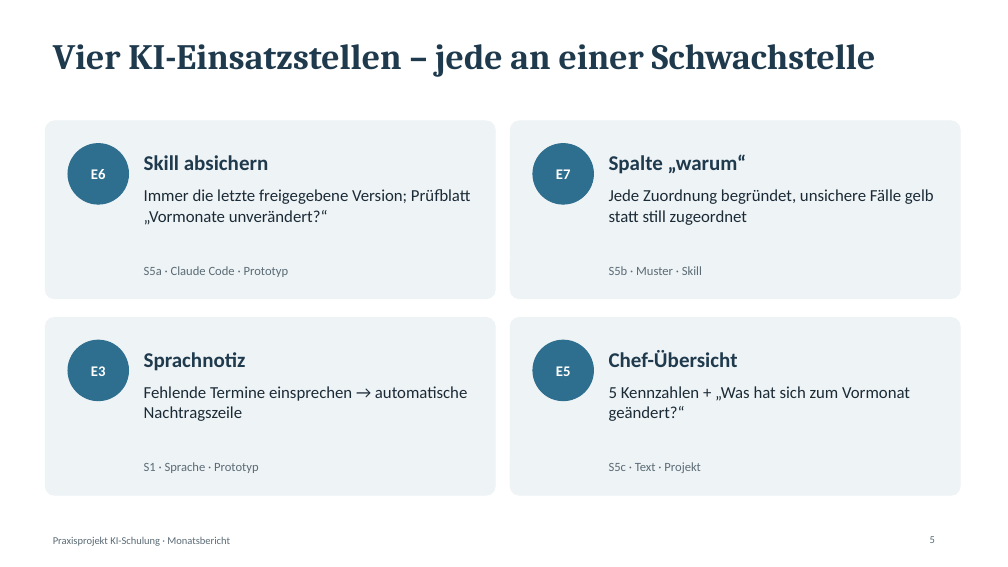
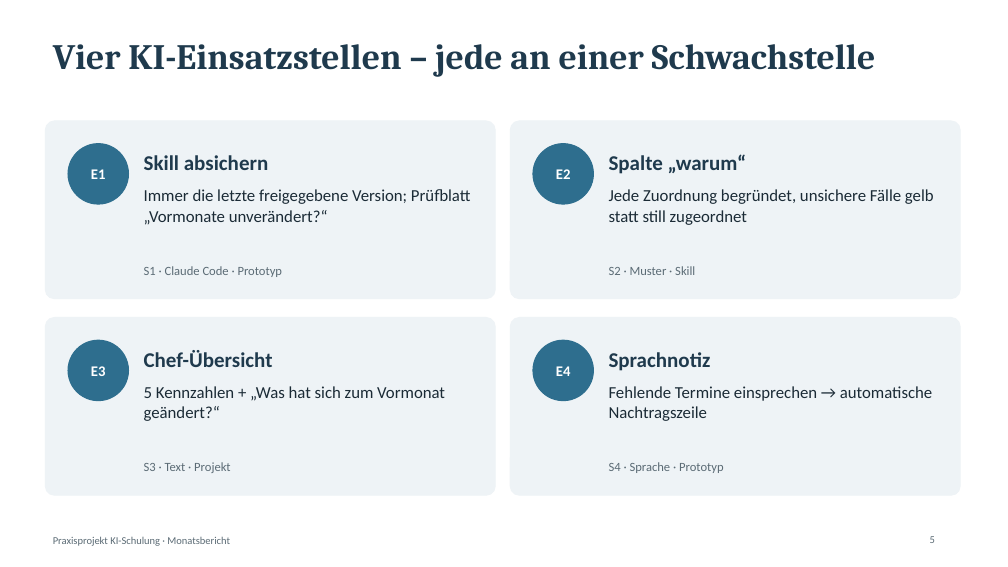
Before and after one commit to jenny9876781/Ablage-, a slide deck: slide 5 of ki-wiki/abgabe/Praxisprojekt_Kurzpraesentation.pptx. Drawn at 1008x567 pixels with LibreOffice and Linux fonts; fonts in the diff are those of the drawing. Boxes give left, top, right and bottom in pixels: in the first picture for what was removed or moved away, otherwise in the second. Text is boxed around its words. In the diff, an @@ line names an element or a change of style, - is before the commit and + after.

```diff
--- a/ki-wiki/abgabe/Praxisprojekt_Kurzpraesentation.pptx
+++ b/ki-wiki/abgabe/Praxisprojekt_Kurzpraesentation.pptx
@@ text at (91,169,106,179): text changed @@
-E6
+E1
@@ text at (556,169,571,179): text changed @@
-E7
+E2
@@ text at (144,266,283,277): text changed @@
-S5a · Claude Code · Prototyp
+S1 · Claude Code · Prototyp
@@ text at (609,266,695,275): text changed @@
-S5b · Muster · Skill
+S2 · Muster · Skill
@@ text at (144,350,273,367): text changed @@
-Sprachnotiz
+Chef-Übersicht
@@ text at (609,352,711,371): text changed @@
-Chef-Übersicht
+Sprachnotiz
@@ text at (144,386,445,421): text changed @@
-Fehlende Termine einsprechen → automatische Nachtragszeile
+5 Kennzahlen + „Was hat sich zum Vormonat geändert?“
@@ text at (556,366,571,376): text changed @@
-E5
+E4
@@ text at (609,386,932,421): text changed @@
-5 Kennzahlen + „Was hat sich zum Vormonat geändert?“
+Fehlende Termine einsprechen → automatische Nachtragszeile
@@ text at (144,462,230,473): text changed @@
-S1 · Sprache · Prototyp
+S3 · Text · Projekt
@@ text at (609,462,724,473): text changed @@
-S5c · Text · Projekt
+S4 · Sprache · Prototyp
```
Also in this commit, not shown: 4 other slides changed, 14 other files.
